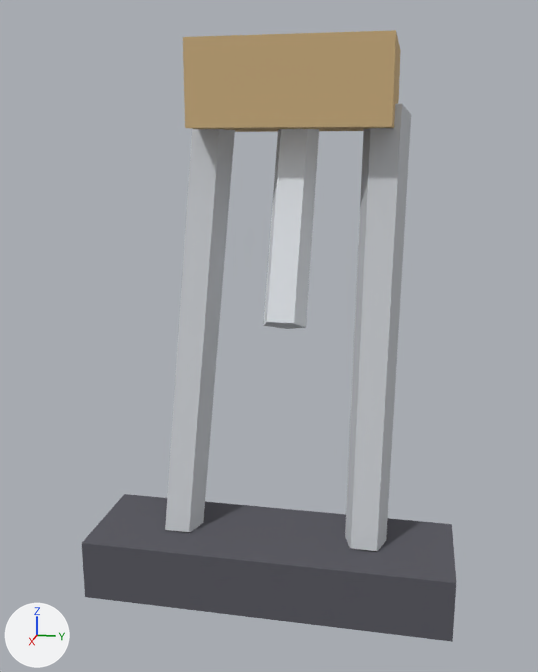
The OBJ model tenebris-rs/assets/models/ship_landing_skid.obj as it was, and as the next commit left it.
Rendered twice from a camera (50 mm lens) standing at (1.913, 0.309, -0.217) and looking at (0.172, -0.039, -0.652). The lights are fixed; the arrows at lower left show +X, +Y and +Z. The older version comes first. Where no turn or scale is listed for an object, it has been applied to the vertices.

In view in the first picture: 'boss', 'damper', 'legs', 'skid'.
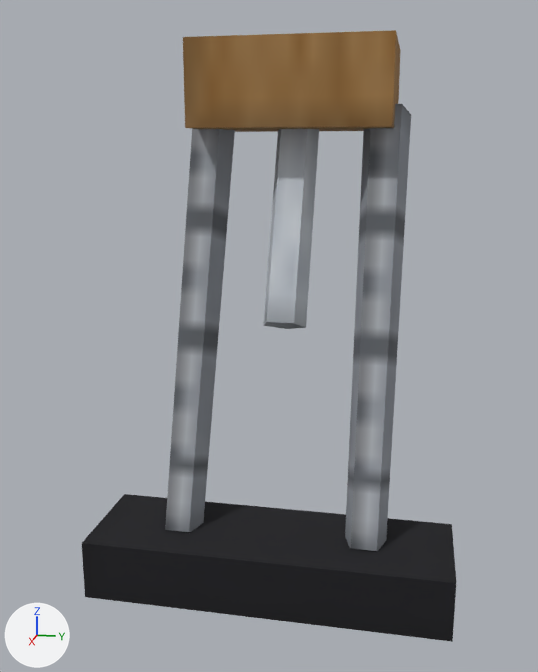
Location of each change, [x1, y1, x2, y2] in pixels of the pictures (538 x 672 px):
'skid', surface changed (dark grey to black): [82, 494, 456, 642] in both
'legs', surface changed (light grey to grey): [165, 104, 411, 551] in both
'boss', surface changed (darker): [183, 30, 400, 132] in both
'damper', surface changed: [264, 129, 319, 329] in both

What the commit changed:
Picture 'ship_landing_skid.png' (img_ship_landing_skid_png) is new.
In material 'bronze' (mat_bronze), base_color is no longer (0.62, 0.44, 0.22), brown #ceb181.
In material 'bronze' (mat_bronze), texture is now set to img_ship_landing_skid_png.
In material 'chrome' (mat_chrome), base_color is no longer (0.75, 0.78, 0.82), white #e1e5ea.
In material 'chrome' (mat_chrome), texture is now set to img_ship_landing_skid_png.
In material 'steel' (mat_steel), base_color is no longer (0.55, 0.57, 0.6), light grey #c4c7cb.
In material 'steel' (mat_steel), texture is now set to img_ship_landing_skid_png.
In material 'black' (mat_black), base_color is no longer (0.1, 0.1, 0.12), dark grey #595961.
In material 'black' (mat_black), texture is now set to img_ship_landing_skid_png.
me_boss has 8 vertices, 6 faces and spans x -0.17..0.17, y -0.24..0.24, z -0.16..0.04.
me_boss is used by ob_boss; location (0.0, 0.0, 0.0).
me_boss part 1: texture (UV) coordinates changed.
me_legs has 20 vertices, 14 faces and spans x -0.057..0.378, y -0.277..0.277, z -1.116..-0.104.
me_legs is used by ob_legs; location (0.0, 0.0, 0.0).
me_legs part 2: texture (UV) coordinates changed.
